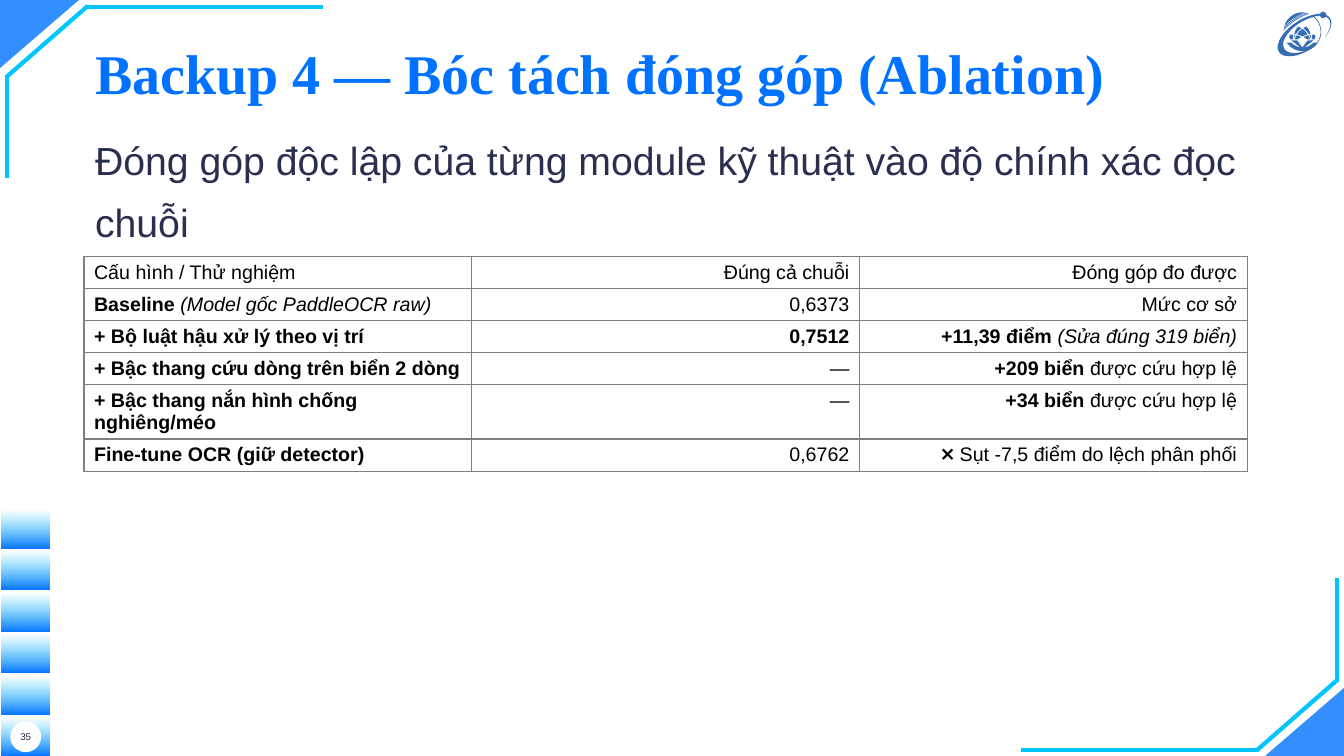
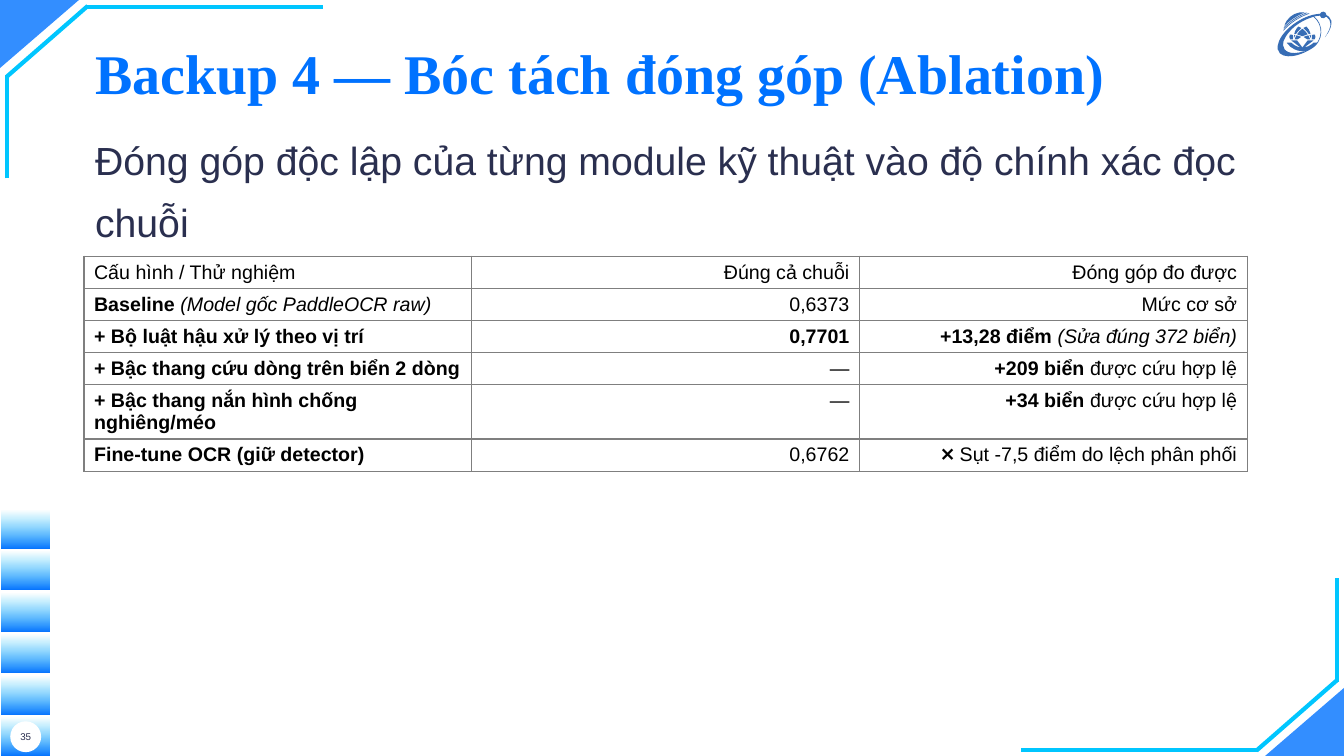
Before and after one commit to hieunguyen2604/alpr-do-an-mon-hoc, a slide deck: slide 35 of docs/slides/slides.pptx. Drawn at 1344x756 pixels with LibreOffice and Linux fonts; fonts in the diff are those of the drawing; background and template pictures are left out. Boxes give left, top, right and bottom in pixels: in the first picture for what was removed or moved away, otherwise in the second. Text is boxed around its words. In the diff, an @@ line names an element or a change of style, - is before the commit and + after.

```diff
--- a/docs/slides/slides.pptx
+++ b/docs/slides/slides.pptx
@@ table at (x1=84, y1=256, x2=1248, y2=681) @@
-row 3, column 2: 0,7512
+row 3, column 2: 0,7701
-row 3, column 3: +11,39 điểm (Sửa đúng 319 biển)
+row 3, column 3: +13,28 điểm (Sửa đúng 372 biển)
```
Also in this commit, not shown: 7 other slides changed, 24 other files.
